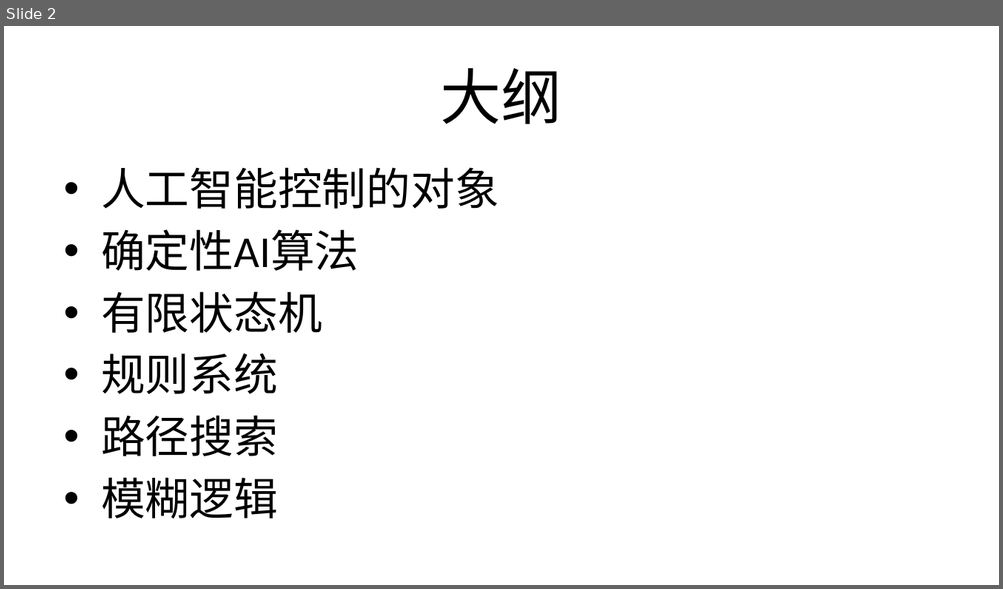
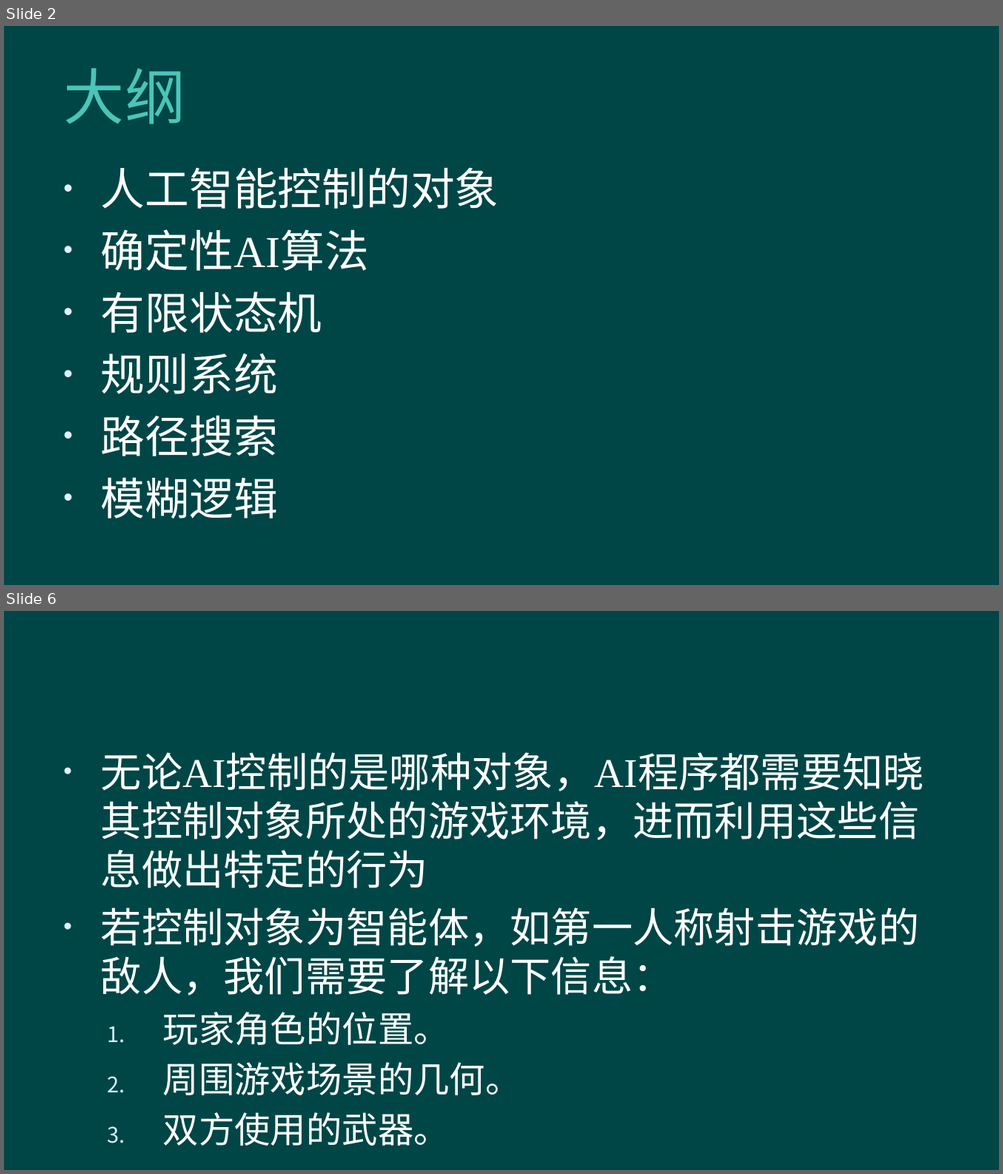
Before and after one commit to hanhonglei/Course_GameEngine, a slide deck: Slides/Principle/13 人工智能/13 人工智能.pptx. Shown one above the other, each under a label of ours: slide 2 before the commit, slides 2 and 6 after it; the slides between them are not shown. The pictures are 1003x589 and 1003x1174 pixels, drawn with LibreOffice and Linux fonts; fonts in the diff are those of the drawing; background and template pictures are left out. Boxes give left, top, right and bottom in pixels: in the first picture for what was removed or moved away, otherwise in the second. Text is boxed around its words. In the diff, an @@ line names an element or a change of style, - is before the commit and + after.

```diff
--- a/Slides/Principle/13 人工智能/13 人工智能.pptx
+++ b/Slides/Principle/13 人工智能/13 人工智能.pptx
@@ slide 6 added at <box>4,611,999,1170</box>, background #004646 @@
@@ text added at <box>101,752,924,1146</box>, 29.6 pt, text #FFFFFF @@
+• 无论AI控制的是哪种对象，AI程序都需要知晓其控制对象所处的游戏环境，进而利用这些信息做出特定的行为
+• 若控制对象为智能体，如第一人称射击游戏的敌人，我们需要了解以下信息：
+  1. 玩家角色的位置。
+  2. 周围游戏场景的几何。
+  3. 双方使用的武器。
@@ slide 2 changed as well @@
@@ background #FFFFFF to #004646 @@
@@ title "大纲" at <box>63,68,185,124</box>: text colour #000000 to #4BC5B9, letter spacing 0 to 0.5 pt; alignment centre to left @@
@@ text "人工智能控制的对象" at <box>101,167,499,519</box>: font Calibri to Times New Roman, text colour #000000 to #FFFFFF @@
```
Also in this commit, not shown: 1 other slide changed, 83 other slides added, 53 other files.
